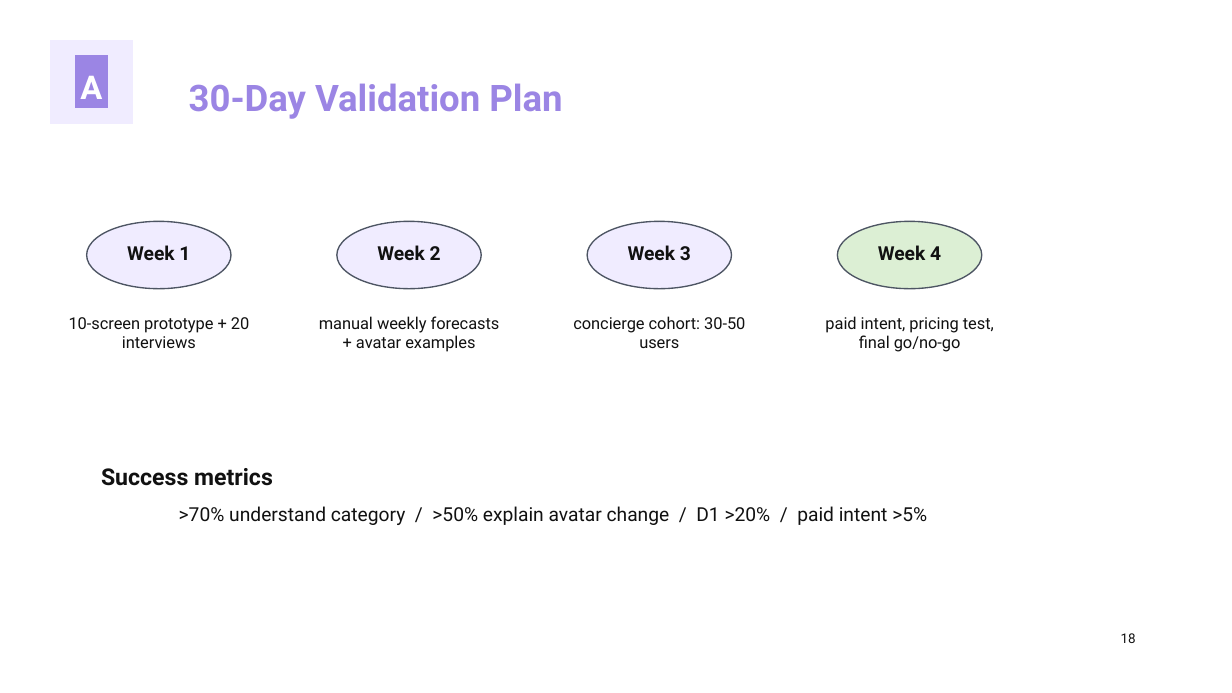
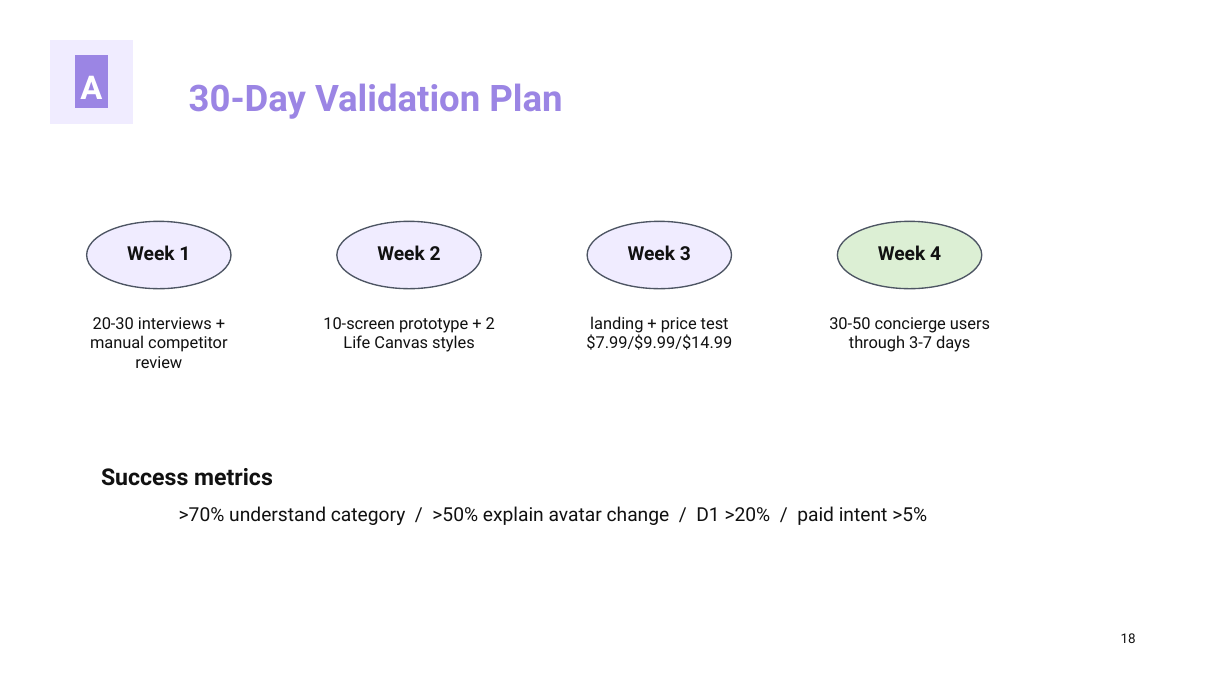
Before and after one commit to kirbudilov01/alina-research, a slide deck: slide 18 of output/pptx/AURA_TRENDVI_STYLE_DECK.pptx. Drawn at 1232x693 pixels with LibreOffice and Linux fonts; fonts in the diff are those of the drawing. Boxes give left, top, right and bottom in pixels: in the first picture for what was removed or moved away, otherwise in the second. Text is boxed around its words. In the diff, an @@ line names an element or a change of style, - is before the commit and + after.

```diff
--- a/output/pptx/AURA_TRENDVI_STYLE_DECK.pptx
+++ b/output/pptx/AURA_TRENDVI_STYLE_DECK.pptx
@@ text at [90,317,227,368]: text changed @@
-10-screen prototype + 20 interviews
+20-30 interviews + manual competitor review
@@ text at [323,317,495,352]: text changed @@
-manual weekly forecasts + avatar examples
+10-screen prototype + 2 Life Canvas styles
@@ text at [586,316,732,350]: text changed @@
-concierge cohort: 30-50 users
+landing + price test $7.99/$9.99/$14.99
@@ text at [829,317,990,352]: text changed @@
-paid intent, pricing test, final go/no-go
+30-50 concierge users through 3-7 days
```
Also in this commit, not shown: 16 other slides changed, 3 other files.
